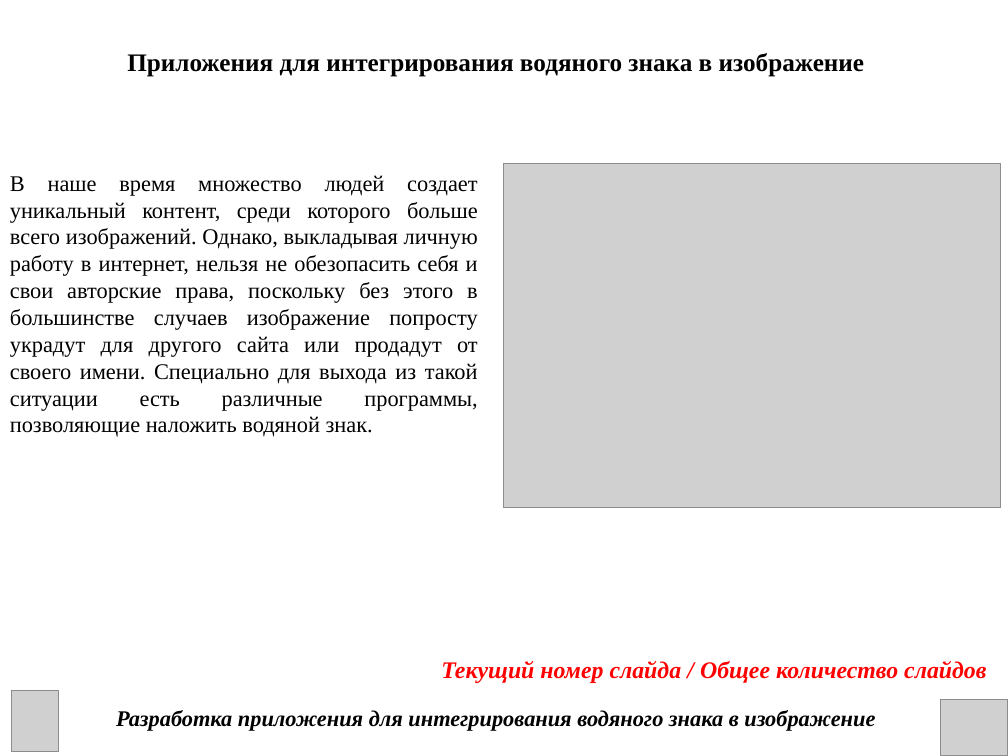
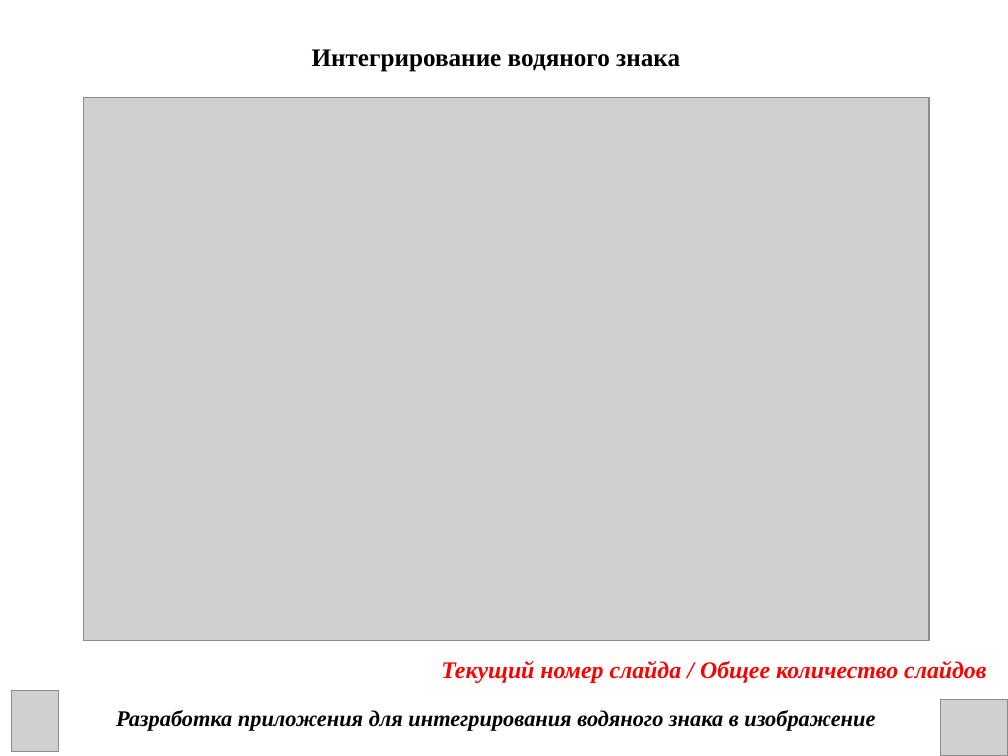
Before and after one commit to DanChoys1/DanChoys, a slide deck: slide 7 of КП презентация.ppt. Drawn at 1008x756 pixels with LibreOffice and Linux fonts; fonts in the diff are those of the drawing; grey boxes stand for pictures. Boxes give left, top, right and bottom in pixels: in the first picture for what was removed or moved away, otherwise in the second. Text is boxed around its words. In the diff, an @@ line names an element or a change of style, - is before the commit and + after.

```diff
--- a/КП презентация.ppt
+++ b/КП презентация.ppt
@@ text at (312,49,680,72): text changed @@
-Приложения для интегрирования водяного знака в изображение
+Интегрирование водяного знака
@@ picture: place and size @@
-picture at (504,163,1001,507)
+picture at (84,98,929,640)
@@ text removed at (10,175,478,437) @@
-В наше время множество людей создает уникальный контент, среди которого больше всего изображений. Однако, выкладывая личную работу в интернет, нельзя не обезопасить себя и свои авторские права, поскольку без этого в большинстве случаев изображение попросту украдут для другого сайта или продадут от своего имени. Специально для выхода из такой ситуации есть различные программы, позволяющие наложить водяной знак.
```
Also in this commit, not shown: 4 other slides changed.
